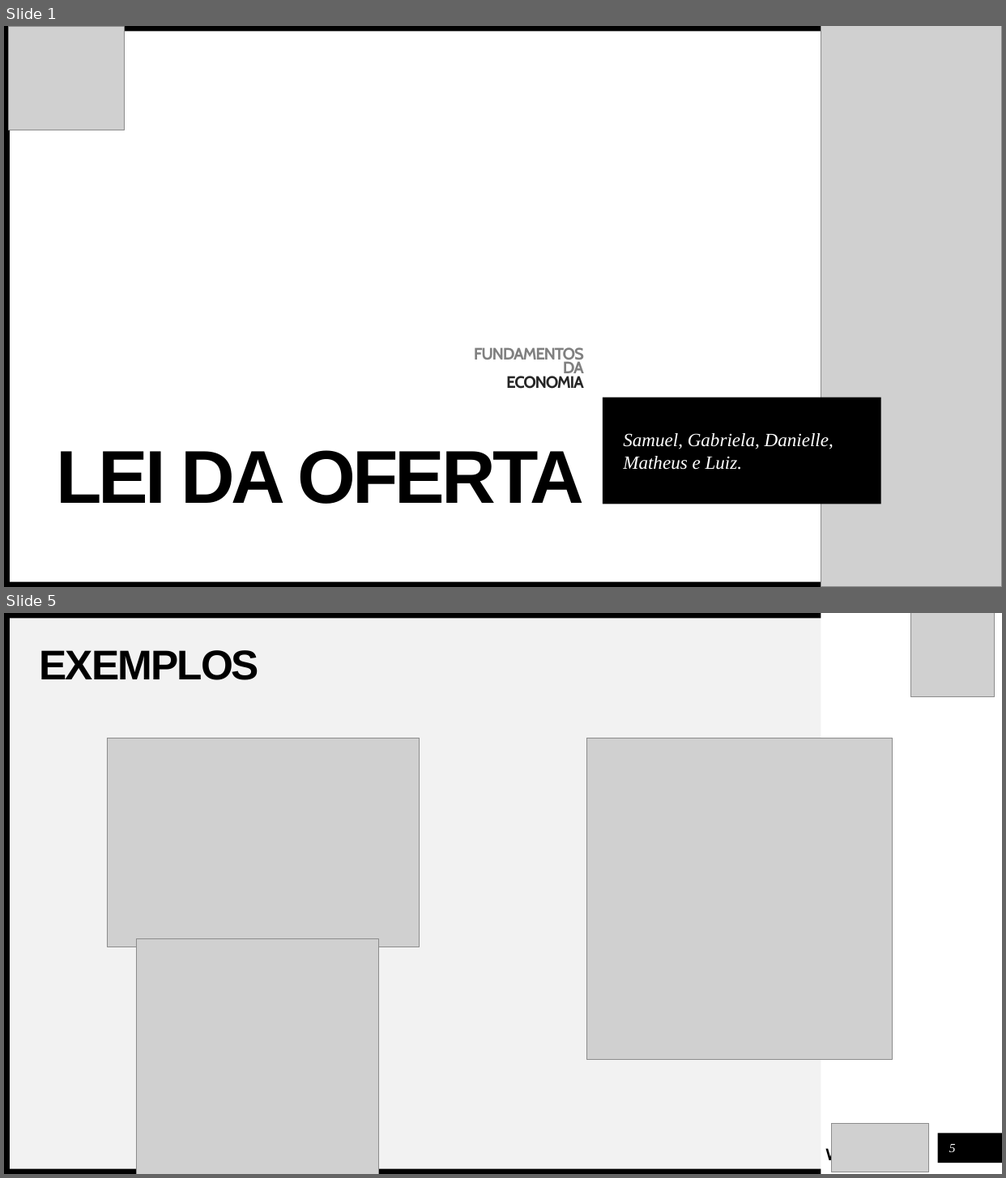
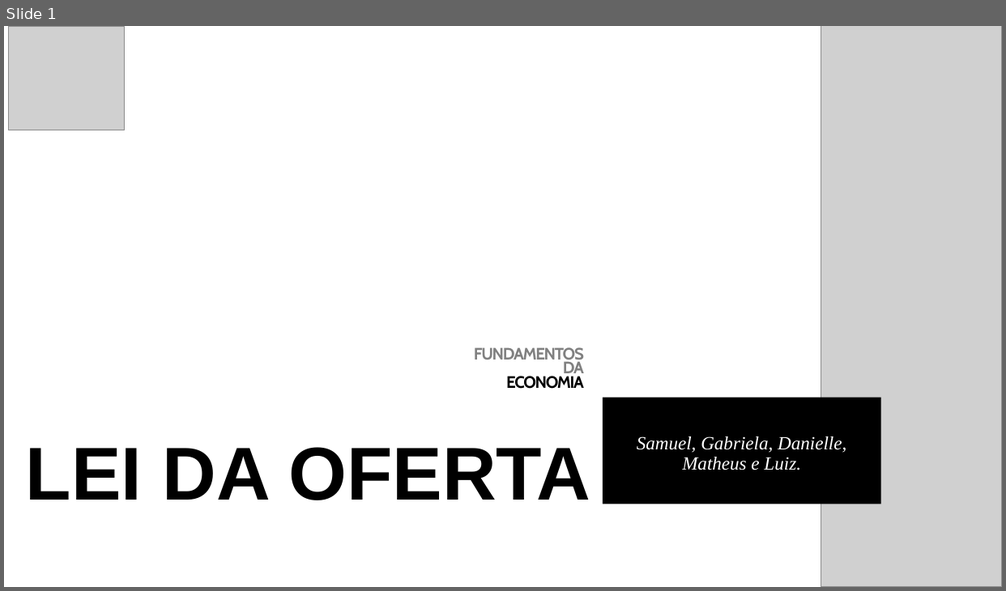
Before and after one commit to LuizMartendal/bcc-furb, a slide deck: 3° semestre/Fundamentos da Economia/Seminário/LEI DA OFERTA.pptx. Shown one above the other, each under a label of ours: slides 1 and 5 before the commit, slide 1 after it; the slides between them are not shown. The pictures are 1006x1178 and 1006x591 pixels, drawn with LibreOffice and Linux fonts; fonts in the diff are those of the drawing; grey boxes stand for pictures. Boxes give left, top, right and bottom in pixels: in the first picture for what was removed or moved away, otherwise in the second. Text is boxed around its words. In the diff, an @@ line names an element or a change of style, - is before the commit and + after.

```diff
--- a/3° semestre/Fundamentos da Economia/Seminário/LEI DA OFERTA.pptx
+++ b/3° semestre/Fundamentos da Economia/Seminário/LEI DA OFERTA.pptx
@@ slide 5 removed at box(4, 613, 1002, 1174), background #FFFFFF; not listed: 3 template elements that a slide beside it also shows @@
@@ rectangle removed at box(10, 618, 821, 1169) @@
@@ picture removed at box(910, 613, 995, 697) @@
@@ title removed at box(40, 650, 259, 680) @@
-EXEMPLOS
@@ picture removed at box(108, 738, 420, 947) @@
@@ picture removed at box(586, 738, 893, 1060) @@
@@ picture removed at box(137, 939, 378, 1174) @@
@@ text removed at box(825, 1132, 930, 1165) @@
-BANCO WOODGROVE
@@ picture removed at box(831, 1123, 928, 1172) @@
@@ rectangle removed at box(938, 1133, 1002, 1163) @@
@@ page number removed at box(949, 1144, 956, 1152) @@
-5
@@ slide 1 changed as well @@
@@ rectangle removed at box(4, 26, 820, 31) @@
@@ rectangle removed at box(4, 28, 10, 587) @@
@@ title "LEI DA OFERTA" at box(26, 447, 590, 501): letter spacing -3 to 0 pt; alignment right to centre @@
@@ text at box(506, 376, 584, 389): text colour #262626 to #000000 in "ECONOMIA" @@
@@ subtitle "Samuel, Gabriela, Danielle, Matheus e ..." at box(603, 397, 881, 505): alignment left to centre; line spacing 1 to 0.9; vertical alignment middle to top @@
@@ rectangle removed at box(4, 582, 820, 587) @@
```
Also in this commit, not shown: 10 other slides changed, 1 slide added, 7 other files.
